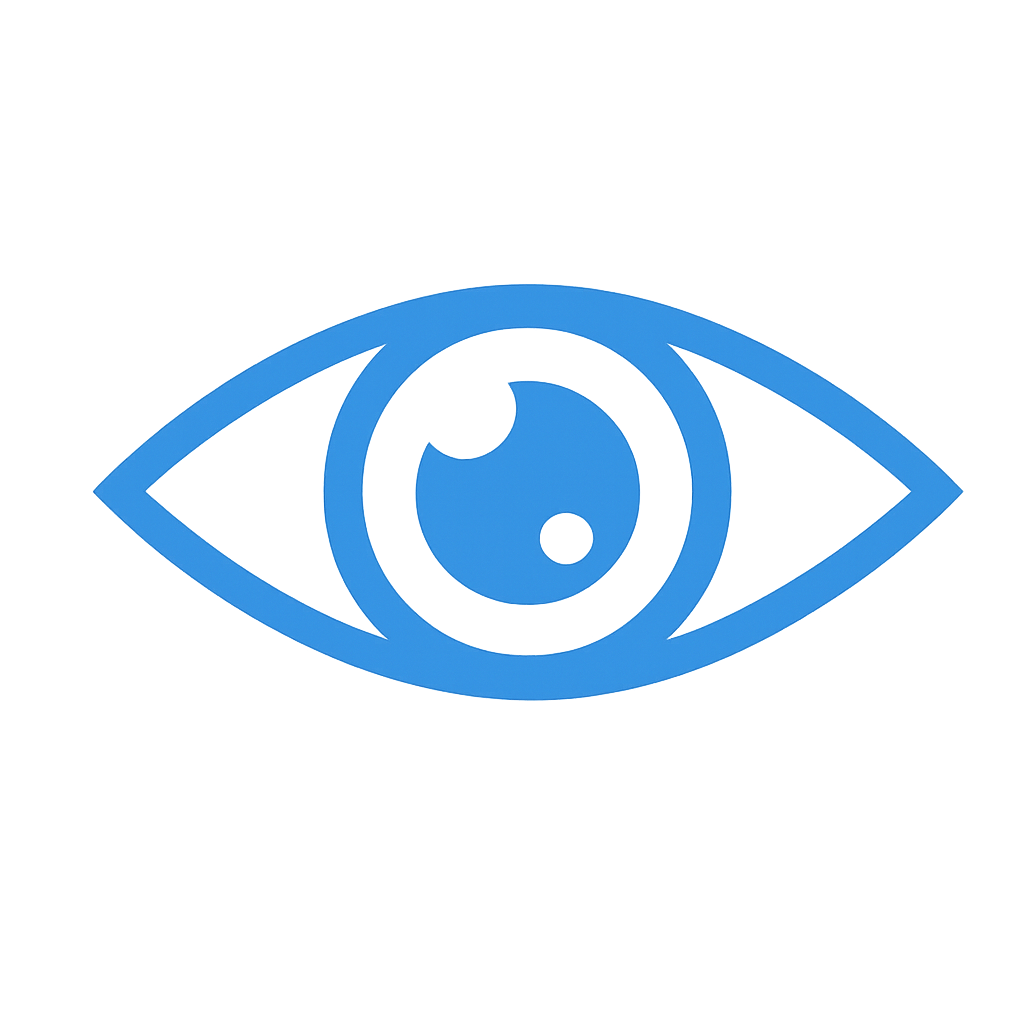
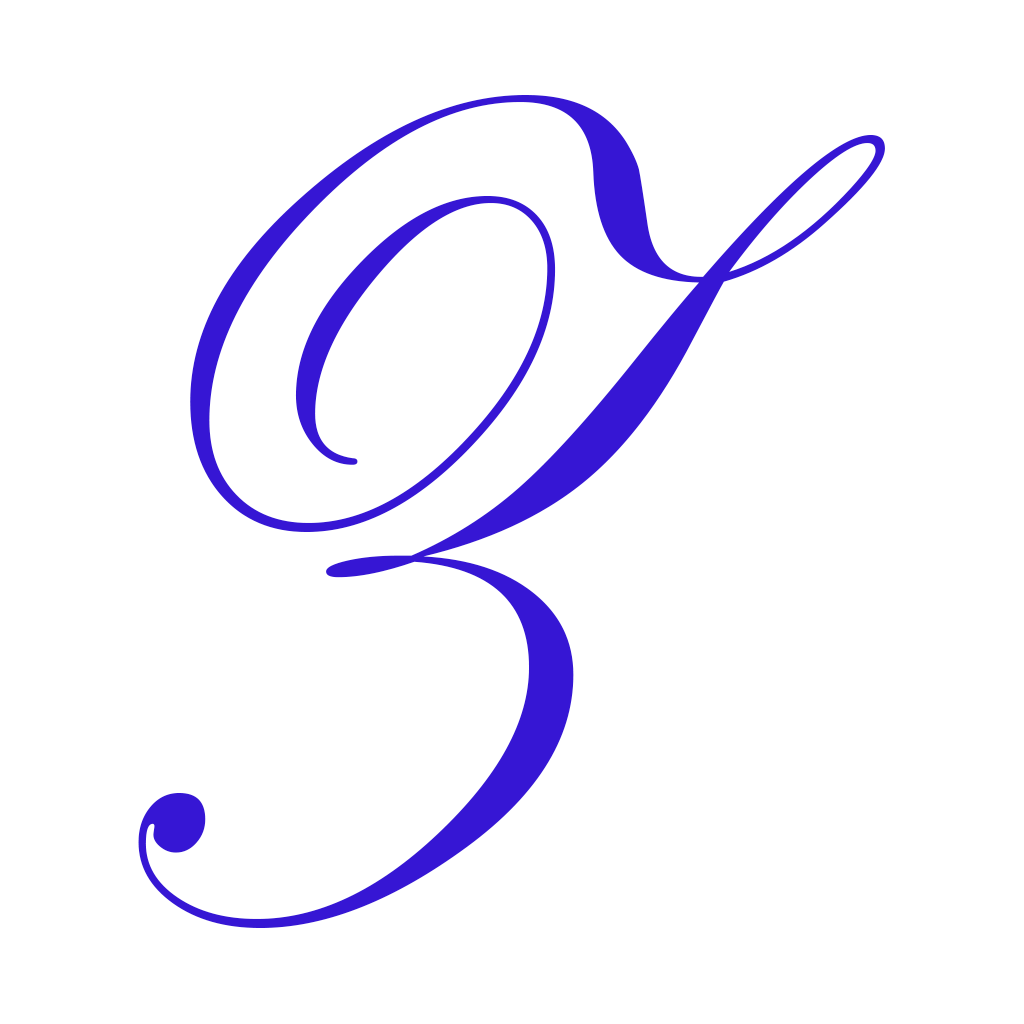
Layers edited between the first and the second w=1024, h=1024 image:
removed layer "Layer 1" over [92, 283, 964, 719]
added layer "Z" above "Rectangle 1" over [138, 95, 885, 928]